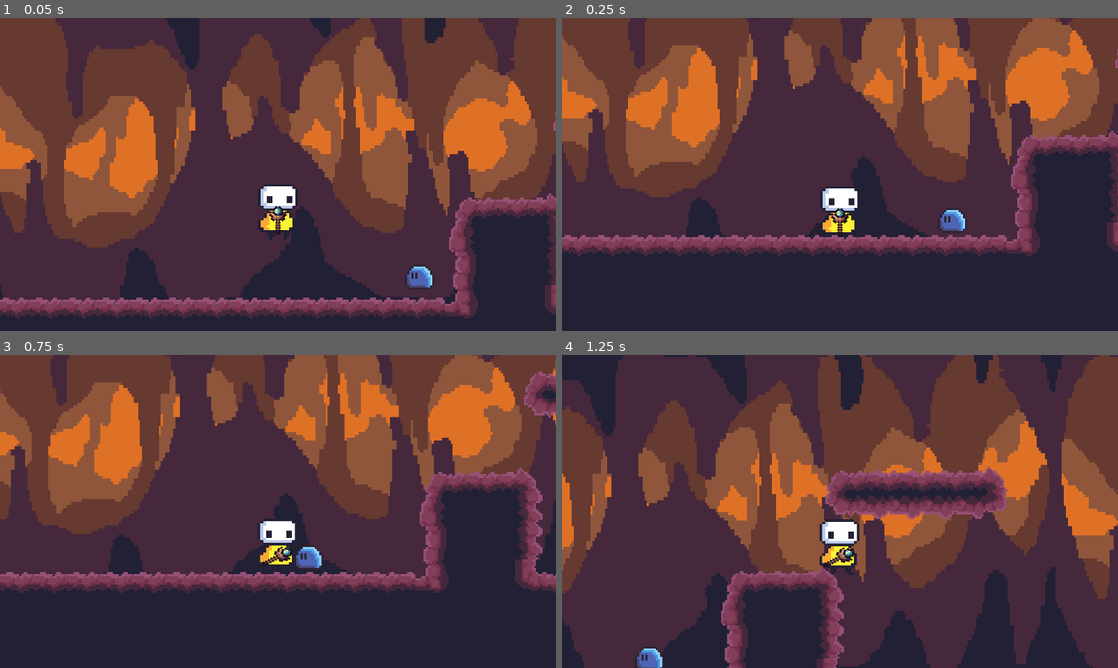
Above: before the commit, frames 1-4 (two rows, left to right).
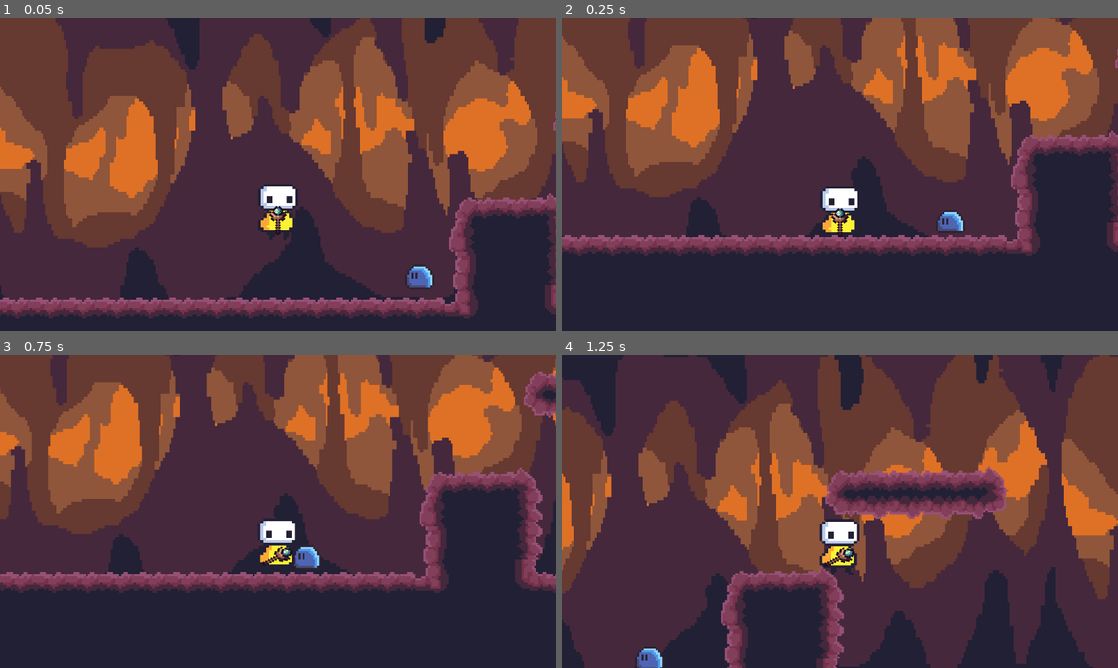
Above: after the commit, the same moments.

Repository: yanaexe/Global-Classroom-Project
Game: Godot game, scene res://scenes/stage_1.tscn
Two runs of this game, one before a commit and one after it. Both use one fixed random seed, a clock stepped at 60 frames per second and the inputs below.
Inputs (mouse positions are in pixels of both pictures, inside the frame that each line leads up to):
- Up to frame 1 (0.05 s): no input
- Up to frame 2 (0.25 s): no input
- Up to frame 3 (0.75 s): move the mouse to (400, 495) at 0.52 s; hold Right (right) from 0.53 s (still down); tap Shift (dash) at 0.6 s
- Up to frame 4 (1.25 s): keep holding Right (right); tap Space (jump) at 0.77 s

Frame 1 is identical in both runs. In frame 2, 0.2% of the frame differs, in the area x 67-73%, y 61-68%; in frame 3, 0.1%; in frame 4, nothing differs.

Commit message:
Slime animation now plays when chasing player

Diff:
--- a/scripts/enemy_slime.gd
+++ b/scripts/enemy_slime.gd
@@ -17,8 +17,10 @@
 	var direction = sign(player.global_position.x - global_position.x)
 	if abs(player.global_position.x - global_position.x) < 80:
 		velocity.x = direction * speed
+		$AnimatedSprite2D.play("attack")
 	else:
 		velocity.x = 0
+		$AnimatedSprite2D.stop()
 	velocity.y += gravity * delta
 
 	move_and_slide()
